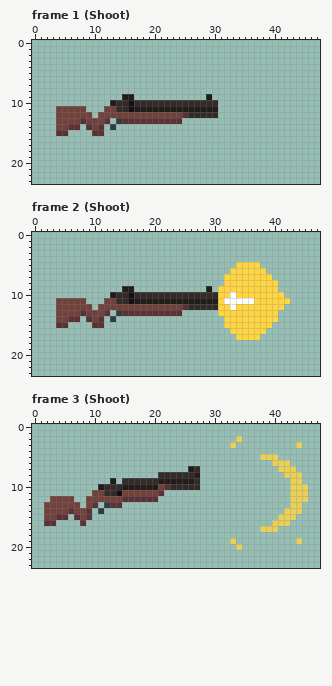
One commit to this pixel-art file: assets/Shotgun.ase. That is the earlier state.
48x24 pixels, 16 frames. Shown: frame 1 (Shoot), frame 2 (Shoot), frame 3 (Shoot). The commit also changed other frames, which this record leaves out.
New version:
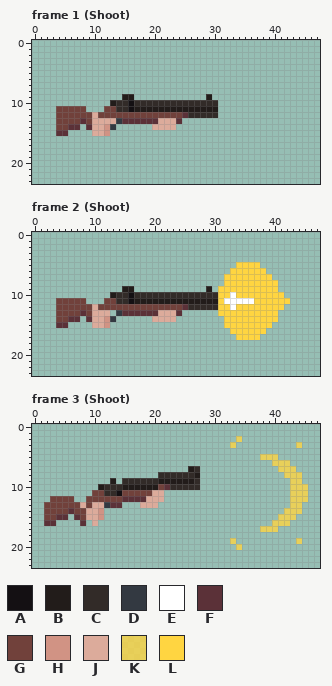
Palette (. is transparent): A #141013  B #221c1a  C #322b28  D #333941  E #ffffff  F #5b3138  G #71413b  H #d19384  J #dcab9b  K #ffd541c8  L #ffd541
The exact change:
layer "Weapon" added
layer "Hands" added
layer "Layer 1" removed
Frame 1 (Shoot), layer "Hands":
The edit adds colour H in rows 14 to 15 at x 12.
The edit adds colour J in row 12 at x 10; in row 13 at x 13; in row 14 at x 20 to 23.
Colour F gives way to colour J in row 13 at x 12 and 21 to 23; in row 14 at x 11; in row 15 at x 10 to 11.
Colour G gives way to colour J in row 13 at x 10 to 11; in row 14 at x 10.
Frame 2 (Shoot), layer "Hands":
The edit adds colour H in rows 14 to 15 at x 12.
The edit adds colour J in row 12 at x 10; in row 14 at x 20 to 23.
Colour F gives way to colour J in row 13 at x 12 and 21 to 23; in row 14 at x 11; in row 15 at x 10 to 11.
Colour G gives way to colour J in row 13 at x 10 to 11; in row 14 at x 10.
Frame 3 (Shoot), layer "Hands":
The edit adds colour H in row 15 at x 11.
Colour D gives way to colour H in row 14 at x 11.
The edit adds colour J in row 12 at x 21; in row 13 at x 8, 11 and 18 to 20; in rows 14 to 16 at x 10.
Colour F gives way to colour J in row 11 at x 21; in row 12 at x 19 to 20; in row 13 at x 10; in rows 14 to 15 at x 9.
Colour G gives way to colour J in row 11 at x 20.
Pixel boxes of the changes (left, top, right, bottom) in both pictures:
changed: (92, 112, 116, 136)
changed: (152, 118, 176, 130)
changed: (92, 304, 110, 328)
changed: (152, 310, 176, 322)
changed: (140, 490, 164, 508)
changed: (80, 502, 104, 526)
